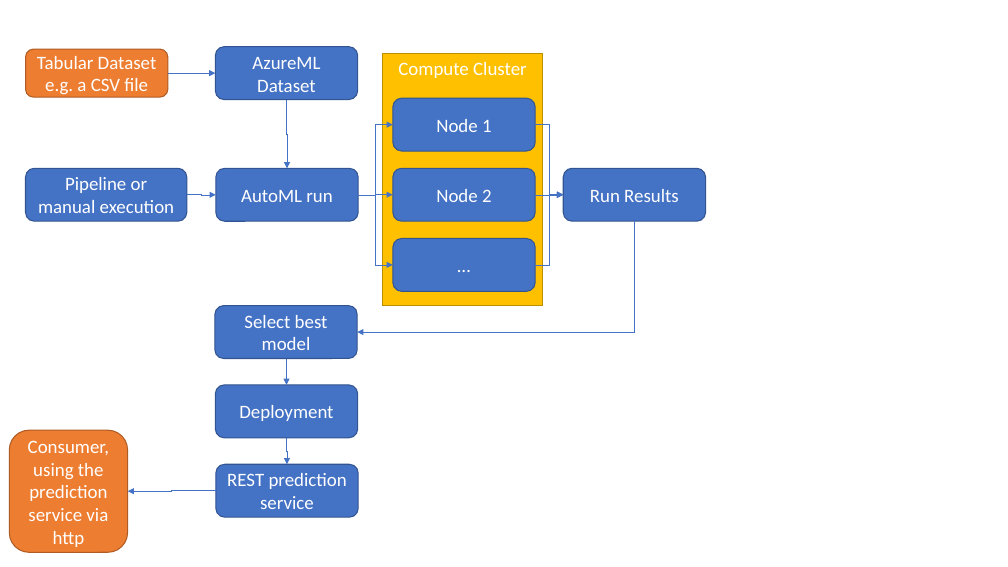
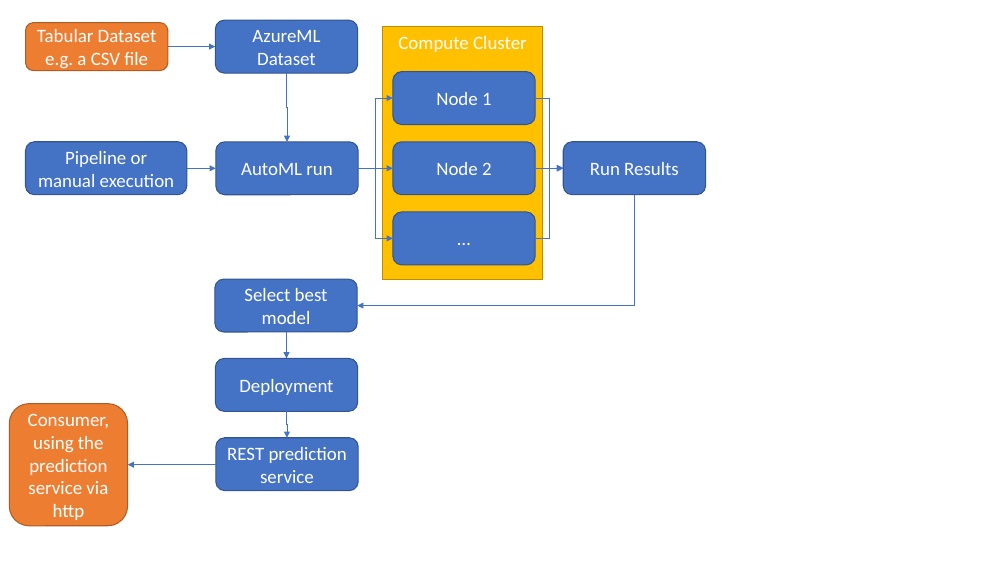
Before and after one commit to Alyxion/Udacity_AzureMLEngineer, a slide deck: slide 1 of Project_02_Operationalizing_ML_Models/screenshots/Architecture.pptx. Drawn at 1008x567 pixels with LibreOffice and Linux fonts; fonts in the diff are those of the drawing. Boxes give left, top, right and bottom in pixels: in the first picture for what was removed or moved away, otherwise in the second. Text is boxed around its words. In the diff, an @@ line names an element or a change of style, - is before the commit and + after.

```diff
--- a/Project_02_Operationalizing_ML_Models/screenshots/Architecture.pptx
+++ b/Project_02_Operationalizing_ML_Models/screenshots/Architecture.pptx
@@ 13 elbow arrows, 12 rounded rectangles, 1 rectangle: place and size @@
-13 elbow arrows, 12 rounded rectangles, 1 rectangle at (9, 47, 706, 553)
+13 elbow arrows, 12 rounded rectangles, 1 rectangle at (9, 20, 706, 526)
```
Also in this commit, not shown: 2 other files.
